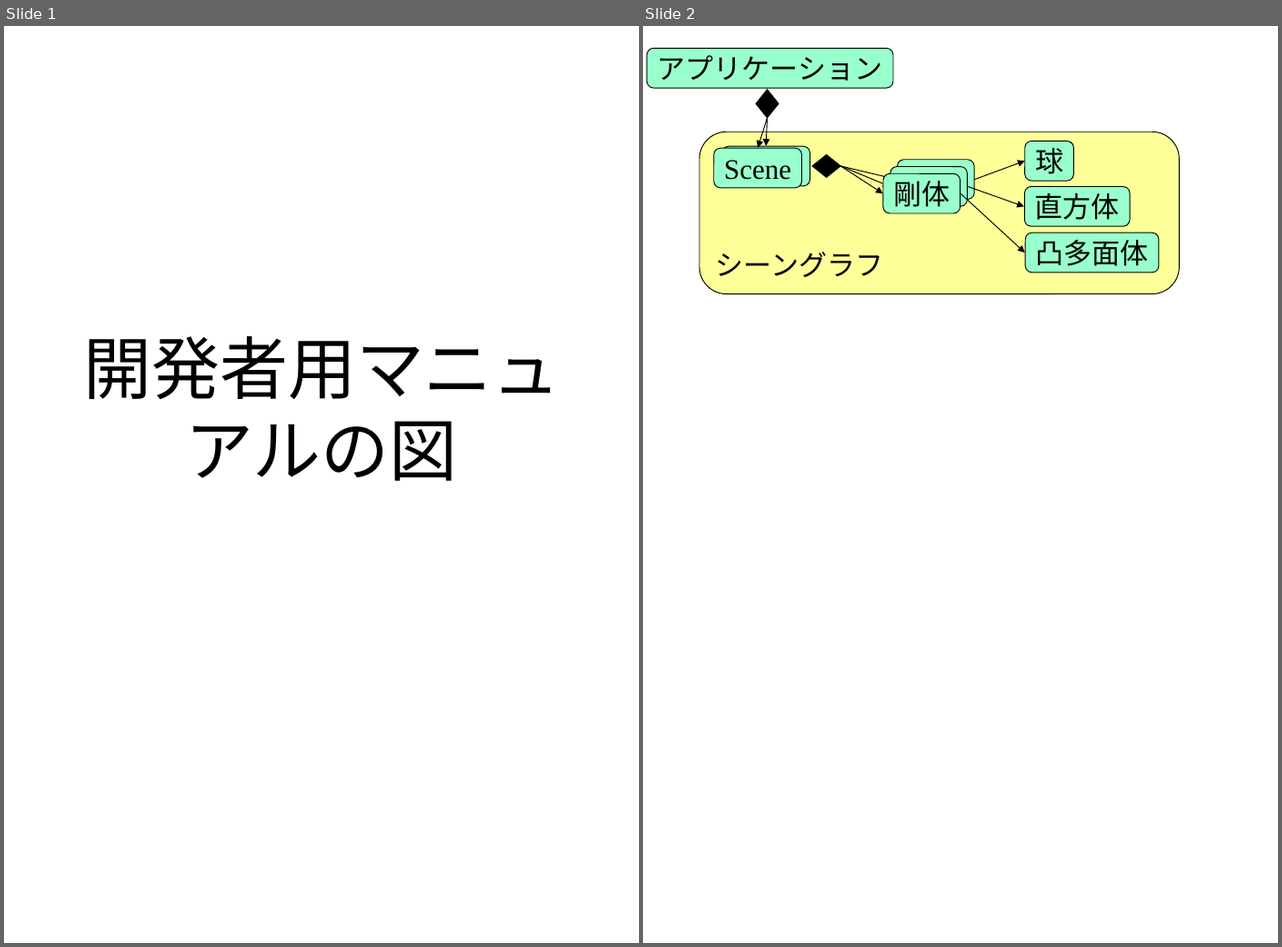
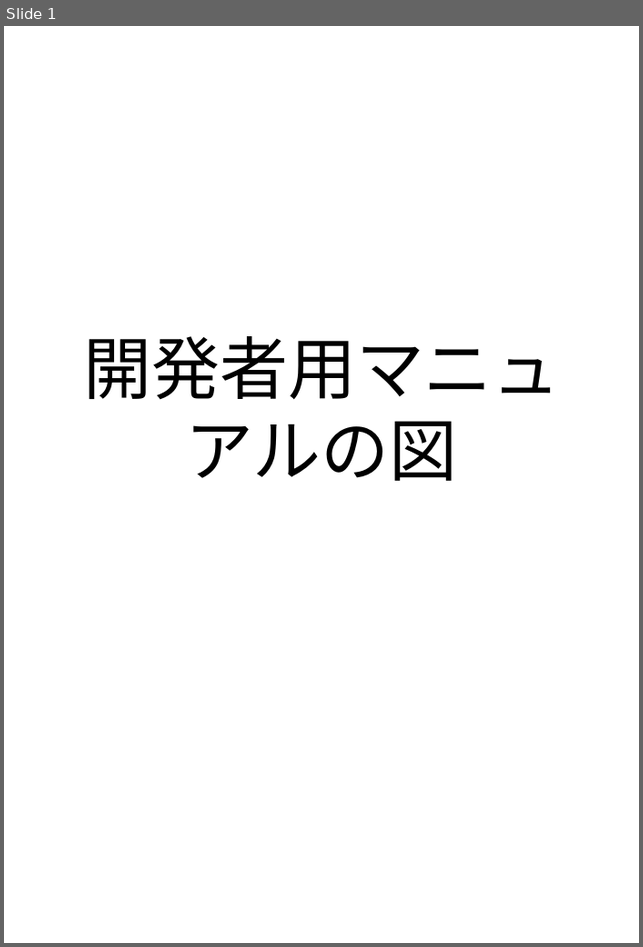
Before and after one commit to Springhead/Springhead, a slide deck: src/docsrc/fig.ppt. Shown side by side, each under a label of ours: slides 1 and 2 before the commit, slide 1 after it. The pictures are 1282x947 and 643x947 pixels, drawn with LibreOffice and Linux fonts; fonts in the diff are those of the drawing. Boxes give left, top, right and bottom in pixels: in the first picture for what was removed or moved away, otherwise in the second. Text is boxed around its words. In the diff, an @@ line names an element or a change of style, - is before the commit and + after.

```diff
--- a/src/docsrc/fig.ppt
+++ b/src/docsrc/fig.ppt
@@ slide 2 removed at bbox=[643, 26, 1278, 943], background #FFFFFF @@
@@ rounded rectangle removed at bbox=[648, 48, 893, 88] @@
-アプリケーション
@@ diamond removed at bbox=[756, 90, 779, 118] @@
@@ rounded rectangle removed at bbox=[699, 132, 1180, 294] @@
-シーングラフ
@@ arrow removed from (768, 118) to (759, 148) @@
@@ arrow removed from (768, 118) to (766, 146) @@
@@ rounded rectangle removed at bbox=[714, 148, 802, 188] @@
-Scene
@@ rounded rectangle removed at bbox=[722, 146, 810, 186] @@
-Scene
@@ diamond removed at bbox=[812, 154, 840, 178] @@
@@ rounded rectangle removed at bbox=[897, 160, 974, 200] @@
-剛体
@@ arrow removed from (975, 179) to (1025, 161) @@
@@ rounded rectangle removed at bbox=[1025, 142, 1074, 181] @@
-球
@@ arrow removed from (840, 166) to (882, 193) @@
@@ arrow removed from (840, 166) to (891, 187) @@
@@ arrow removed from (840, 166) to (897, 179) @@
@@ rounded rectangle removed at bbox=[883, 173, 961, 213] @@
-剛体
@@ rounded rectangle removed at bbox=[891, 166, 967, 206] @@
-剛体
@@ arrow removed from (967, 187) to (1024, 206) @@
@@ rounded rectangle removed at bbox=[1025, 187, 1130, 227] @@
-直方体
@@ arrow removed from (961, 193) to (1025, 253) @@
@@ rounded rectangle removed at bbox=[1026, 233, 1160, 273] @@
-凸多面体
```
Also in this commit, not shown: 1 slide added, 16 other files.
